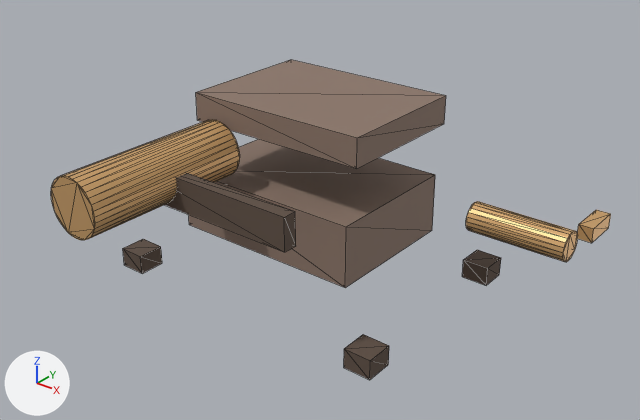
A saved change to the glTF model assets/models_processed/oddity_0003.glb.
Camera for both pictures: a 50 mm lens placed at (0.459, -0.559, 0.326), pointed at (0.048, -0.045, 0.007). Arrows for +X, +Y and +Z are at lower left; the lights stay in place. The first picture is the older version. Mesh edges are drawn as thin lines. Where no turn or scale is listed for an object, it has been applied to the vertices. Vertices at exactly the same position are counted once.

Names of what the first picture shows: 'oddity_0003_music_box_base', 'oddity_0003_music_box_crank', 'oddity_0003_music_box_crank_handle', 'oddity_0003_music_box_cylinder', 'oddity_0003_music_box_foot_0_back', 'oddity_0003_music_box_foot_1_back', 'oddity_0003_music_box_foot_1_front', 'oddity_0003_music_box_lid', 'oddity_0003_music_box_shadow_gap'.
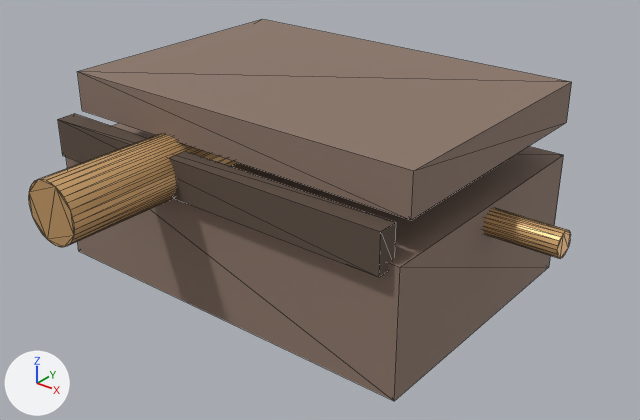
Boxes (x1, y1, x2, y2) around the edits, measured in the pictures (640 x 420 px):
'oddity_0003_music_box_base', moved, rescaled
    before: (188, 139, 435, 288)
    after: (66, 123, 563, 401)
'oddity_0003_music_box_lid', moved, rescaled (98% wider, 84% taller)
    before: (196, 60, 446, 169)
    after: (77, 19, 572, 220)
'oddity_0003_music_box_shadow_gap', moved, rescaled
    before: (165, 173, 296, 252)
    after: (58, 114, 396, 277)
'oddity_0003_music_box_cylinder', moved, rescaled
    before: (51, 120, 240, 240)
    after: (29, 134, 238, 247)
'oddity_0003_music_box_crank', rescaled
    before: (466, 201, 578, 262)
    after: (484, 208, 571, 259)
'oddity_0003_music_box_foot_1_back', deleted (brown)
    before: (344, 334, 389, 380)
'oddity_0003_music_box_foot_1_front', deleted (brown)
    before: (462, 250, 501, 285)
'oddity_0003_music_box_foot_0_back', deleted (brown)
    before: (123, 239, 162, 273)
'oddity_0003_music_box_crank_handle', deleted (beige)
    before: (577, 210, 611, 243)

The edits, one by one:
me_cylinder_001 is used by ob_oddity_0003_music_box_cylinder; location (-0.045, -0.142, 0.045).
me_cylinder_001 had 64 vertices, 124 faces and spanned x -0.025..0.025, y -0.075..0.075, z -0.025..0.025.
me_cylinder_001 now has 64 vertices, 124 faces and spans x -0.026..0.026, y -0.09..0.09, z -0.026..0.026.
me_cylinder_001 part 1: the whole mesh is scaled about its middle by (1.04, 1.2, 1.04).
me_cylinder_002 is used by ob_oddity_0003_music_box_crank; location (0.205, 0.0, 0.02).
me_cylinder_002 had 40 vertices, 76 faces and spanned x -0.04..0.04, y -0.012..0.012, z -0.012..0.012.
me_cylinder_002 now has 40 vertices, 76 faces and spans x -0.035..0.035, y -0.011..0.011, z -0.011..0.011.
me_cylinder_002 part 2: the whole mesh is scaled about its middle by (0.875, 0.917, 0.917).
Object 'oddity_0003_music_box_base' (ob_oddity_0003_music_box_base) moves from (0.0, 0.0, -0.015) to (0.0, 0.0, -0.02).
Object 'oddity_0003_music_box_base' (ob_oddity_0003_music_box_base) is rescaled from (0.18, 0.13, 0.055) to (0.36, 0.25, 0.11).
Object 'oddity_0003_music_box_lid' (ob_oddity_0003_music_box_lid) moves from (0.012, 0.0, 0.075) to (0.012, 0.0, 0.085).
Object 'oddity_0003_music_box_lid' (ob_oddity_0003_music_box_lid) is rescaled from (0.17, 0.125, 0.025) to (0.34, 0.235, 0.035).
Object 'oddity_0003_music_box_shadow_gap' (ob_oddity_0003_music_box_shadow_gap) moves from (0.0, -0.132, 0.035) to (0.0, -0.126, 0.045).
Object 'oddity_0003_music_box_shadow_gap' (ob_oddity_0003_music_box_shadow_gap) is rescaled from (0.18, 0.012, 0.028) to (0.34, 0.018, 0.034).
Object 'oddity_0003_music_box_cylinder' (ob_oddity_0003_music_box_cylinder) moves from (-0.045, -0.142, 0.045) to (-0.05, -0.142, 0.045).
Object 'oddity_0003_music_box_crank_handle' (ob_oddity_0003_music_box_crank_handle) is deleted.
Object 'oddity_0003_music_box_foot_0_back' (ob_oddity_0003_music_box_foot_0_back) is deleted.
Object 'oddity_0003_music_box_foot_1_back' (ob_oddity_0003_music_box_foot_1_back) is deleted.
Object 'oddity_0003_music_box_foot_1_front' (ob_oddity_0003_music_box_foot_1_front) is deleted.
